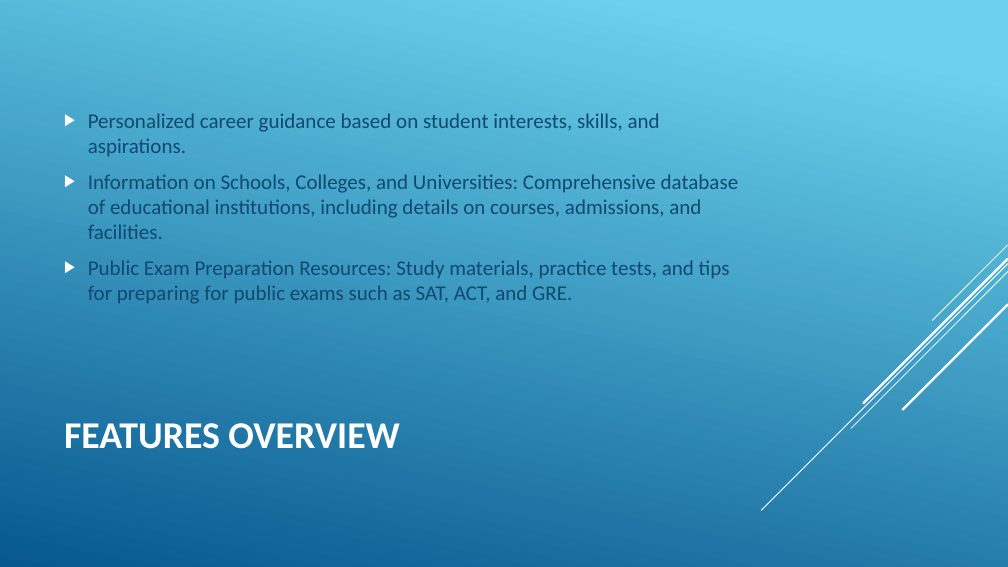
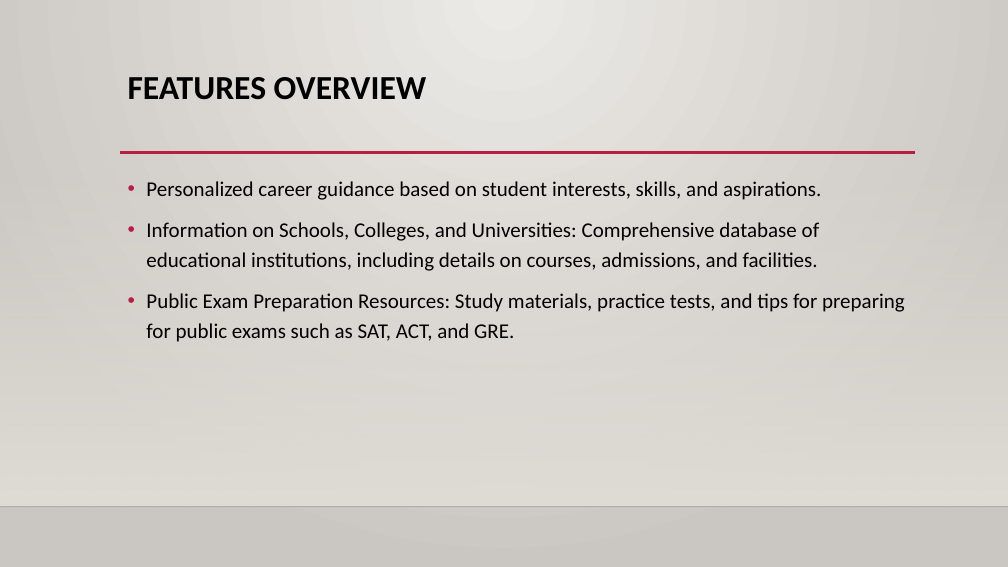
Before and after one commit to RK-Karthik14/EduNavaigate-Mysql, a slide deck: slide 8 of Document.pptx (slide 6 before the commit). Drawn at 1008x567 pixels with LibreOffice and Linux fonts; fonts in the diff are those of the drawing; background and template pictures are left out. Boxes give left, top, right and bottom in pixels: in the first picture for what was removed or moved away, otherwise in the second. Text is boxed around its words. In the diff, an @@ line names an element or a change of style, - is before the commit and + after.

```diff
--- a/Document.pptx
+++ b/Document.pptx
@@ background gradient #6ED2EB to #06588E to gradient #ECEAE7 to #CAC7C1 @@
@@ title "FEATURES OVERVIEW" moved from (x1=64, y1=423, x2=399, y2=449) to (x1=128, y1=77, x2=427, y2=100) @@
@@ title "FEATURES OVERVIEW" at (x1=128, y1=77, x2=427, y2=100): size 36 to 32 pt, text colour #FFFFFF to #000000; line spacing 1 to 0.9; vertical alignment middle to top @@
@@ rectangle added at (x1=0, y1=167, x2=1008, y2=507), fill gradient #DFDBD5 @@
@@ text "Personalized career guidance based on ..." moved from (x1=88, y1=113, x2=739, y2=304) to (x1=146, y1=181, x2=905, y2=342) @@
@@ text "Personalized career guidance based on ..." at (x1=146, y1=181, x2=905, y2=342): text colour #0F496F to #000000; bullet ▶ to •; line spacing 1 to 1.2; bullet colour #FFFFFF to #B71E42; vertical alignment middle to top @@
@@ line added from (120, 153) to (915, 153), #B71E42 2.5 pt @@
@@ group removed at (x1=761, y1=245, x2=1008, y2=510): 5 lines @@
@@ line added from (0, 507) to (1008, 507), #000001 1 pt @@
```
Also in this commit, not shown: 8 other slides changed, 2 slides added.
